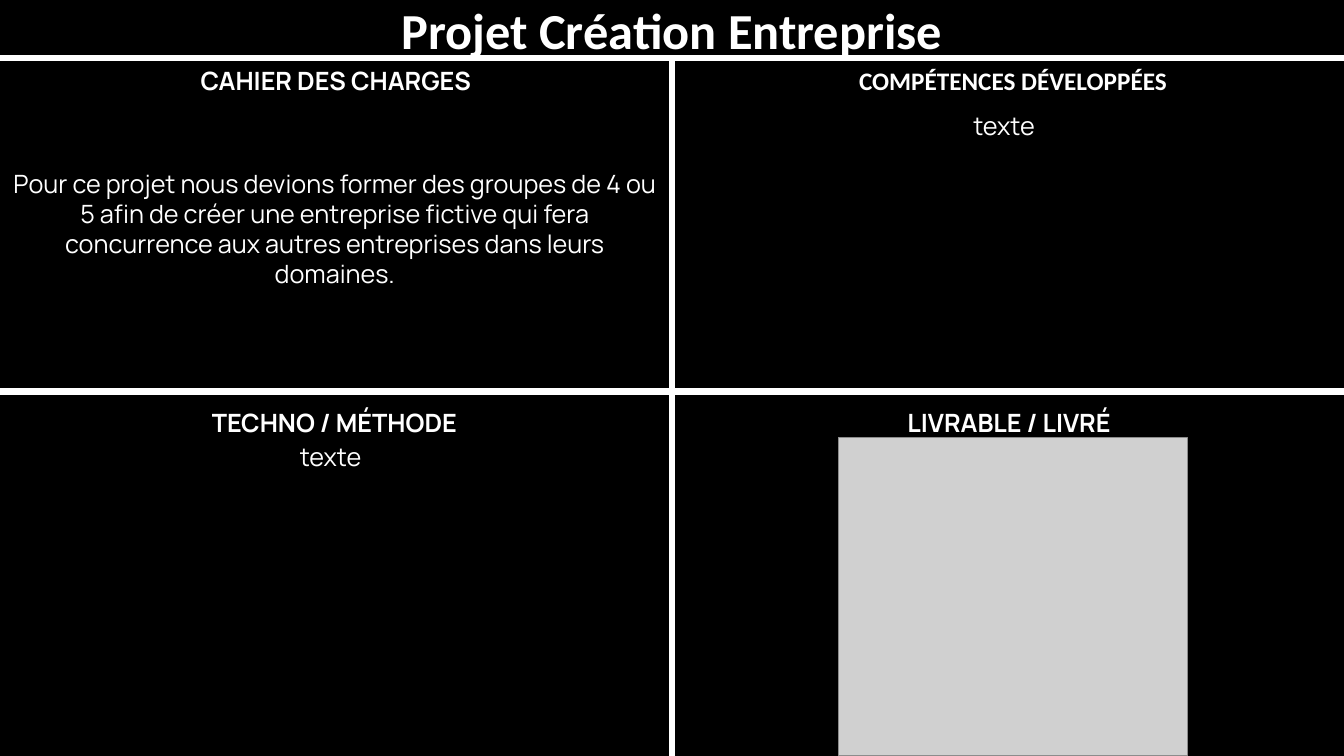
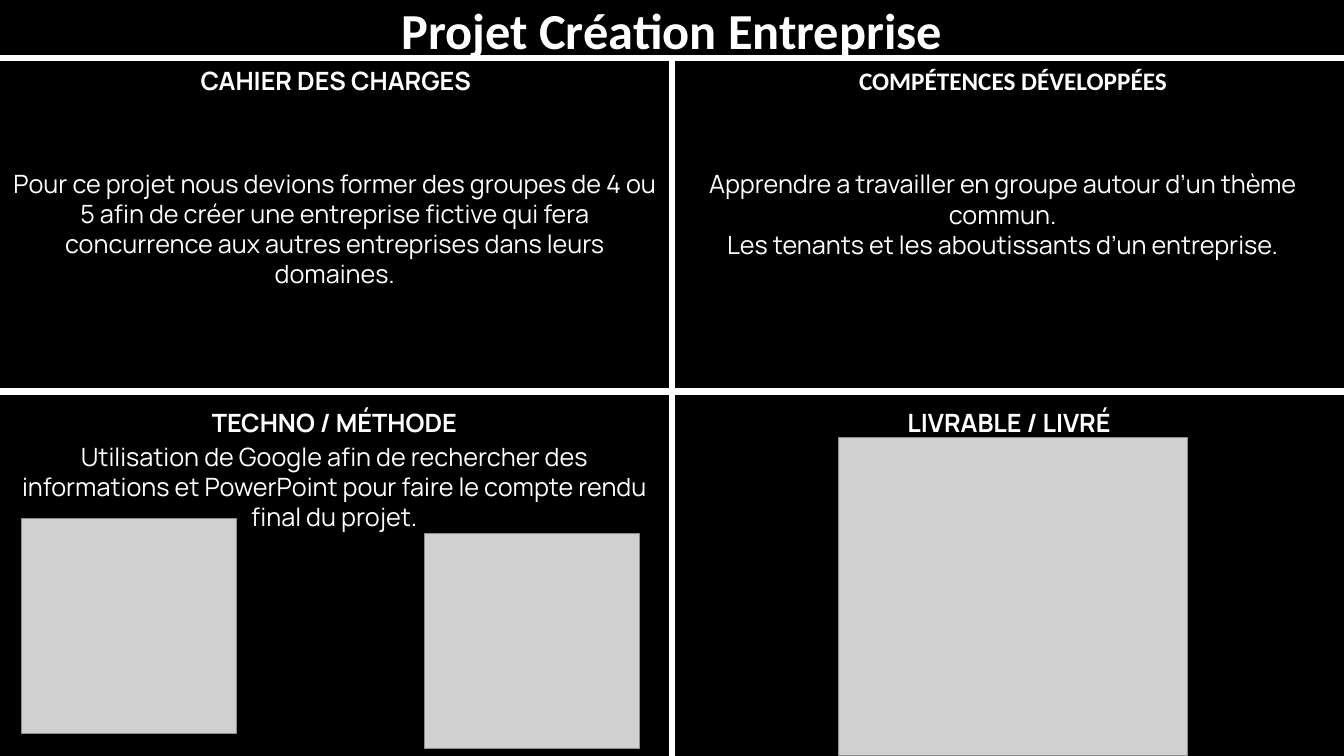
Before and after one commit to EdouardSence/portfolio, a slide deck: slide 1 of RETEX/projet entreprise.pptx. Drawn at 1344x756 pixels with LibreOffice and Linux fonts; fonts in the diff are those of the drawing; grey boxes stand for pictures. Boxes give left, top, right and bottom in pixels: in the first picture for what was removed or moved away, otherwise in the second. Text is boxed around its words. In the diff, an @@ line names an element or a change of style, - is before the commit and + after.

Commit message:
fin entreprise

```diff
--- a/RETEX/projet entreprise.pptx
+++ b/RETEX/projet entreprise.pptx
@@ text at (x1=709, y1=173, x2=1296, y2=260): text changed @@
-texte
+Apprendre a travailler en groupe autour d’un thème commun.
+Les tenants et les aboutissants d’un entreprise.
@@ text at (x1=22, y1=447, x2=646, y2=532): text changed @@
-texte
+Utilisation de Google afin de rechercher des informations et PowerPoint pour faire le compte rendu final du projet.
@@ picture added at (x1=21, y1=519, x2=236, y2=734) @@
@@ picture added at (x1=424, y1=533, x2=639, y2=748) @@
```
